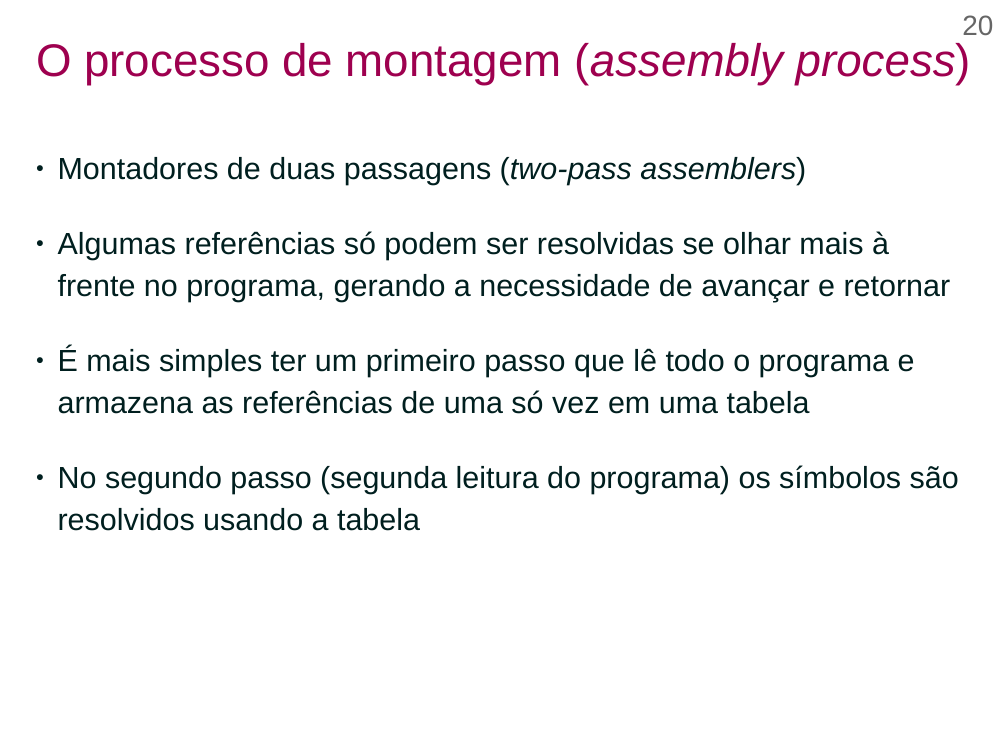
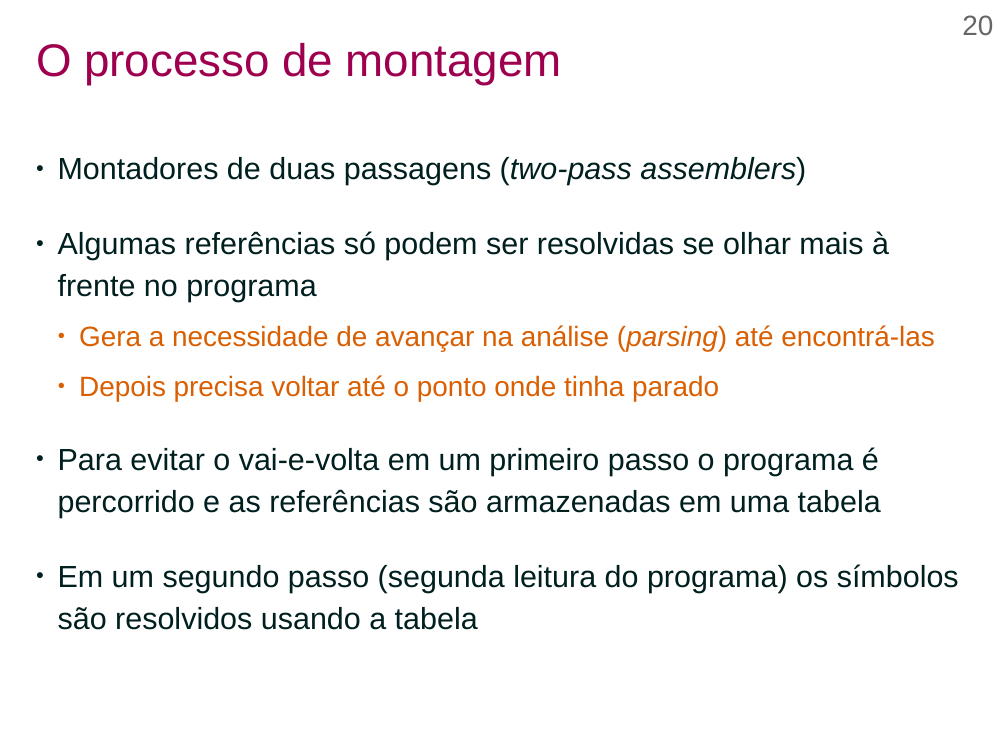
Before and after one commit to efurlanm/teaching, a slide deck: slide 20 of aed/AED-U1S2-Assembly.odp. Drawn at 1008x756 pixels with LibreOffice and Linux fonts; fonts in the diff are those of the drawing; background and template pictures are left out. Boxes give left, top, right and bottom in pixels: in the first picture for what was removed or moved away, otherwise in the second. Text is boxed around its words. In the diff, an @@ line names an element or a change of style, - is before the commit and + after.

```diff
--- a/aed/AED-U1S2-Assembly.odp
+++ b/aed/AED-U1S2-Assembly.odp
@@ title at [36, 43, 562, 85]: text changed @@
-O processo de montagem (assembly process)
+O processo de montagem
@@ text at [58, 231, 959, 630]: text changed @@
-● Algumas referências só podem ser resolvidas se olhar mais à frente no programa, gerando a necessidade de avançar e retornar
-● É mais simples ter um primeiro passo que lê todo o programa e armazena as referências de uma só vez em uma tabela
-● No segundo passo (segunda leitura do programa) os símbolos são resolvidos usando a tabela
+● Algumas referências só podem ser resolvidas se olhar mais à frente no programa
+  ● Gera a necessidade de avançar na análise (parsing) até encontrá-las
+  ● Depois precisa voltar até o ponto onde tinha parado
+● Para evitar o vai-e-volta em um primeiro passo o programa é percorrido e as referências são armazenadas em uma tabela
+● Em um segundo passo (segunda leitura do programa) os símbolos são resolvidos usando a tabela
```
Also in this commit, not shown: 30 other slides changed, 18 other files.
